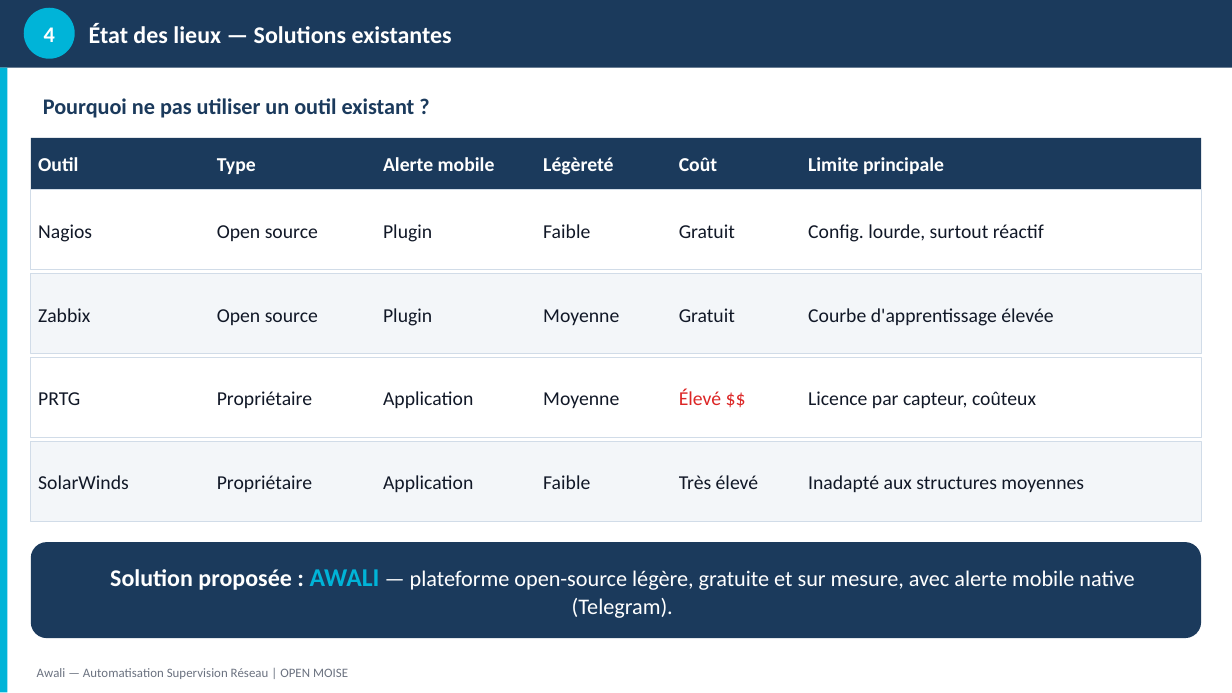
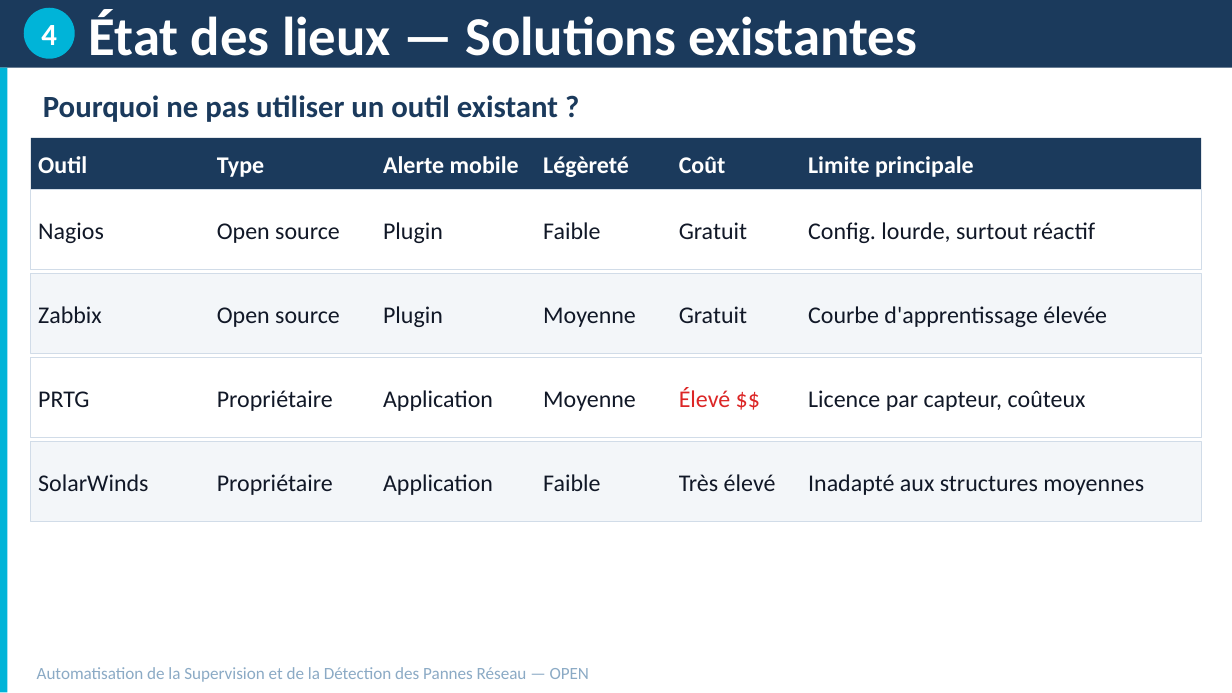
Before and after one commit to esperanceykouassi-bit/Supervision-reseau, a slide deck: slide 7 of soutenance/KOUASSI_YOO.pptx. Drawn at 1232x693 pixels with LibreOffice and Linux fonts; fonts in the diff are those of the drawing. Boxes give left, top, right and bottom in pixels: in the first picture for what was removed or moved away, otherwise in the second. Text is boxed around its words. In the diff, an @@ line names an element or a change of style, - is before the commit and + after.

```diff
--- a/soutenance/KOUASSI_YOO.pptx
+++ b/soutenance/KOUASSI_YOO.pptx
@@ text "4" at bbox=[41, 25, 57, 45]: size 13 to 18 pt @@
@@ text "État des lieux — Solutions ..." at bbox=[89, 10, 917, 69]: size 14 to 32 pt @@
@@ text "Pourquoi ne pas utiliser un ..." at bbox=[43, 95, 558, 122]: size 13 to 18 pt @@
@@ size 11.5 to 14 pt in 30 elements at bbox=[38, 156, 87, 173], bbox=[217, 157, 264, 177], bbox=[383, 156, 519, 173], bbox=[543, 156, 629, 177], bbox=[679, 156, 726, 173], bbox=[808, 156, 974, 177], bbox=[38, 222, 104, 243], bbox=[217, 223, 340, 243], bbox=[383, 222, 443, 243], bbox=[543, 222, 600, 239], bbox=[679, 222, 747, 239], bbox=[808, 222, 1095, 243], bbox=[38, 306, 102, 323], bbox=[217, 307, 340, 327], bbox=[383, 306, 443, 327], bbox=[543, 307, 636, 327], bbox=[679, 306, 747, 323], bbox=[808, 306, 1107, 327], bbox=[38, 391, 89, 407], bbox=[217, 390, 333, 411], bbox=[383, 390, 493, 411], bbox=[543, 391, 636, 411], bbox=[679, 387, 731, 407], bbox=[808, 390, 1086, 411], bbox=[38, 474, 148, 491], bbox=[217, 474, 333, 495], bbox=[383, 474, 493, 495], bbox=[543, 474, 600, 491], bbox=[679, 474, 776, 491], bbox=[808, 474, 1144, 495] @@
@@ rounded rectangle removed at bbox=[31, 542, 1201, 638] @@
-Solution proposée : AWALI — plateforme open-source légère, gratuite et sur mesure, avec alerte mobile native (Telegram).
@@ text at bbox=[37, 667, 589, 682]: text changed; size 7.5 to 10 pt; text colour #6B7280 to #8BAAC5 @@
-Awali — Automatisation Supervision Réseau | OPEN MOISE
+Automatisation de la Supervision et de la Détection des Pannes Réseau — OPEN
```
Also in this commit, not shown: 14 other slides changed, 1 slide added, 1 slide removed.
